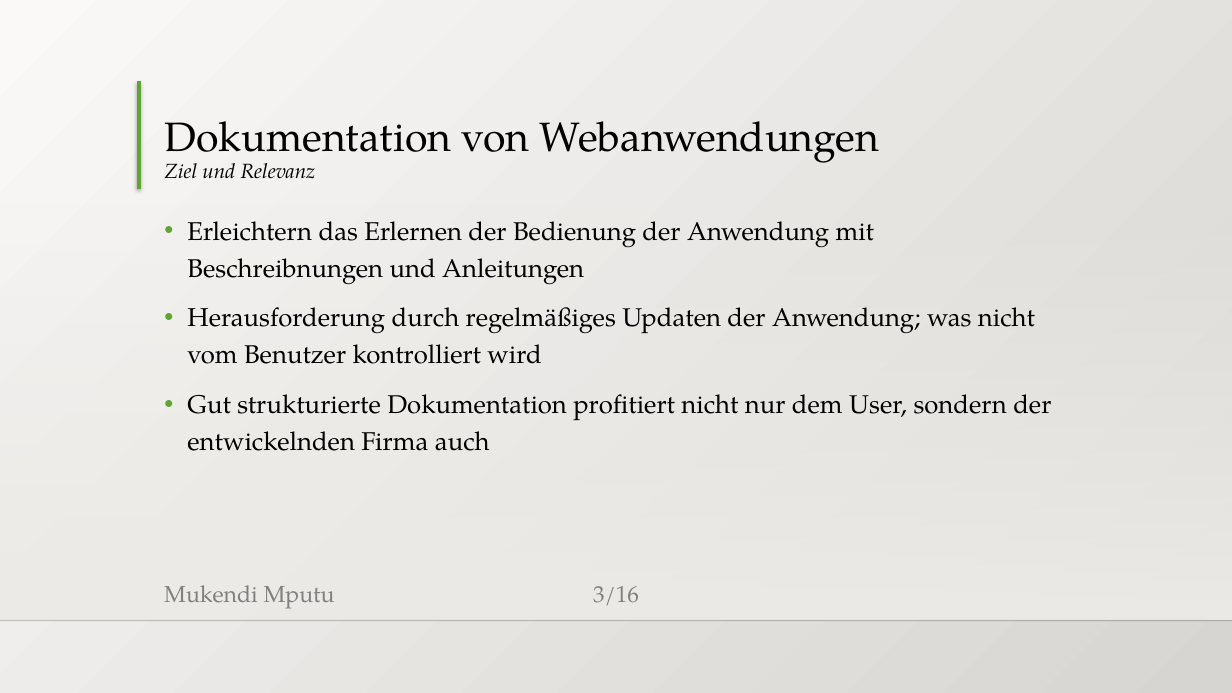
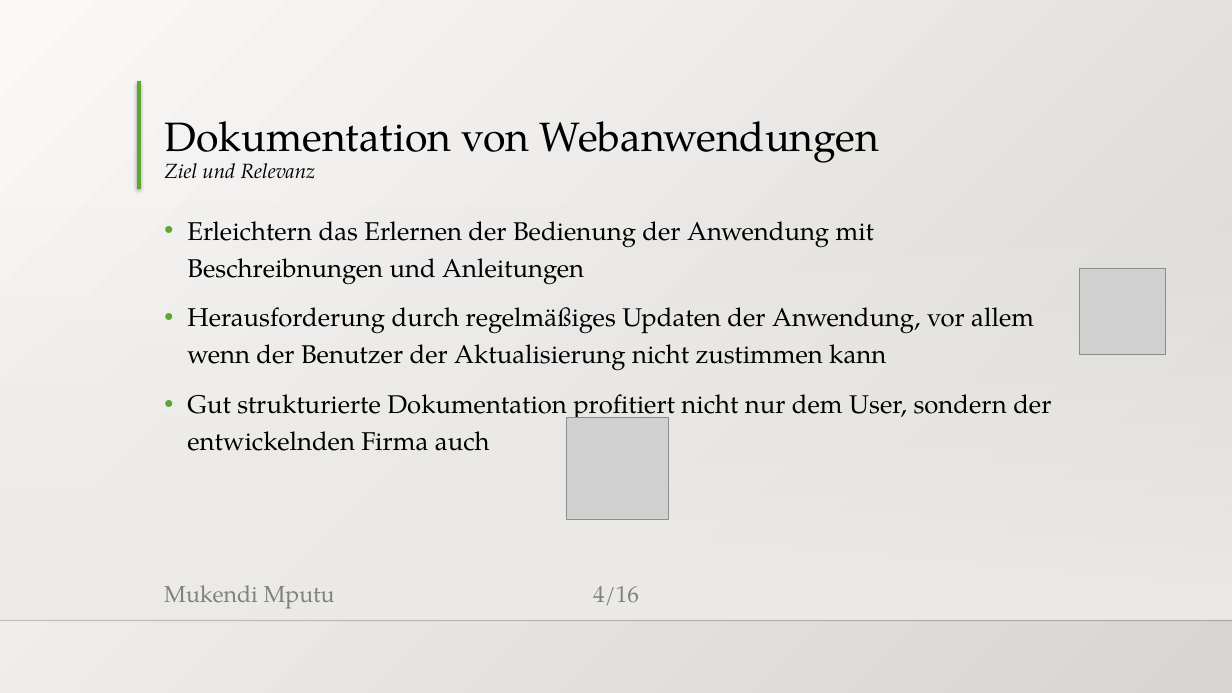
Before and after one commit to MukendiMputu/BachelorThesis, a slide deck: slide 4 of Abschlussvortrag.pptx (slide 3 before the commit). Drawn at 1232x693 pixels with LibreOffice and Linux fonts; fonts in the diff are those of the drawing; grey boxes stand for pictures; background and template pictures are left out. Boxes give left, top, right and bottom in pixels: in the first picture for what was removed or moved away, otherwise in the second. Text is boxed around its words. In the diff, an @@ line names an element or a change of style, - is before the commit and + after.

```diff
--- a/Abschlussvortrag.pptx
+++ b/Abschlussvortrag.pptx
@@ picture added at box(1080, 268, 1166, 354) @@
@@ text at box(187, 307, 1034, 371): text changed @@
-• Herausforderung durch regelmäßiges Updaten der Anwendung; was nicht vom Benutzer kontrolliert wird
+• Herausforderung durch regelmäßiges Updaten der Anwendung, vor allem wenn der Benutzer der Aktualisierung nicht zustimmen kann
@@ picture added at box(567, 417, 669, 519) @@
@@ page number at box(593, 586, 639, 605): text changed @@
-3/16
+4/16
```
Also in this commit, not shown: 2 other slides changed, 4 slides added, 2 slides removed.
